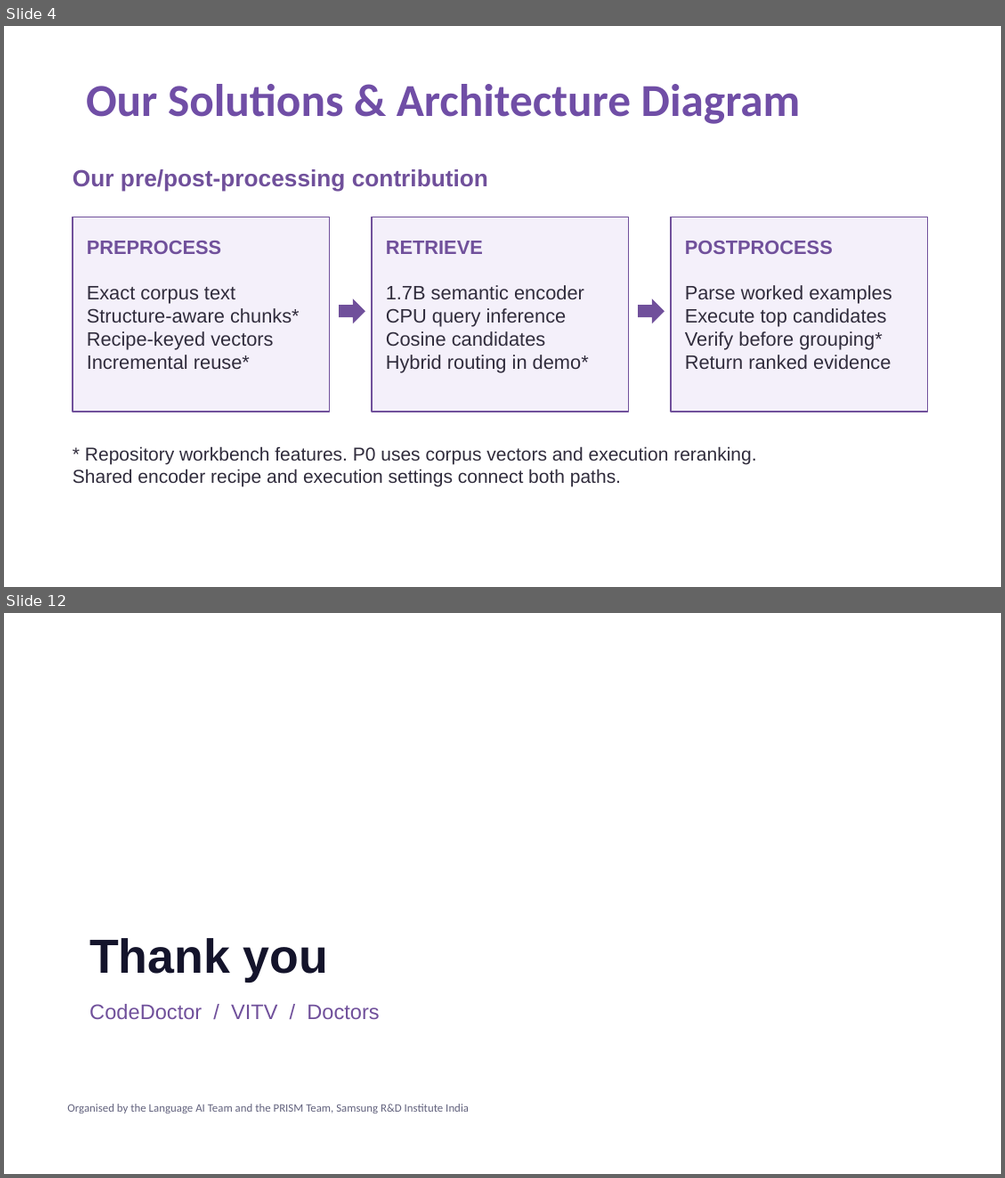
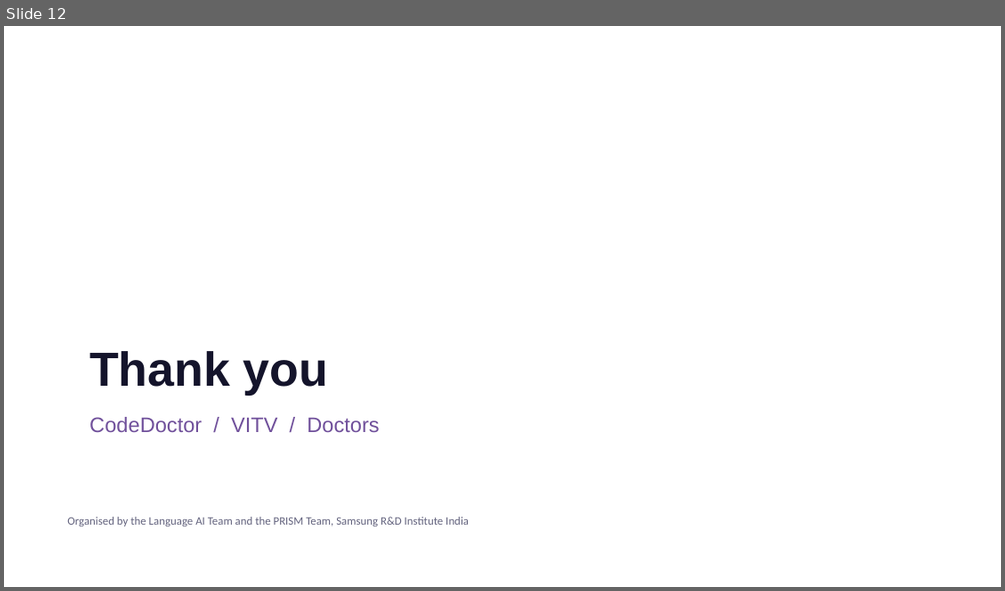
Before and after one commit to krizz711/CodeDoctor-Agentic-Semantic-and-Structural-Intelligence-for-Code-Repositories, a slide deck: VITV_Doctors_Submission.pptx. Shown one above the other, each under a label of ours: slides 4 and 12 before the commit, slide 12 after it; the slides between them are not shown. The pictures are 1005x1178 and 1005x591 pixels, drawn with LibreOffice and Linux fonts; fonts in the diff are those of the drawing. Boxes give left, top, right and bottom in pixels: in the first picture for what was removed or moved away, otherwise in the second. Text is boxed around its words. In the diff, an @@ line names an element or a change of style, - is before the commit and + after.

Commit message:
Update finalized presentation deck and PDF with audited roster, architecture, and Kaggle benchmarks

```diff
--- a/VITV_Doctors_Submission.pptx
+++ b/VITV_Doctors_Submission.pptx
@@ slide 4 removed at [4,26,1001,587], background #FFFFFF @@
@@ title removed at [86,84,801,124] @@
-Our Solutions & Architecture Diagram
@@ text removed at [73,169,488,191] @@
-Our pre/post-processing contribution
@@ rectangle removed at [73,216,330,411] @@
@@ rectangle removed at [372,216,629,411] @@
@@ rectangle removed at [671,216,928,411] @@
@@ text removed at [87,240,222,254] @@
-PREPROCESS
@@ text removed at [386,240,483,254] @@
-RETRIEVE
@@ text removed at [685,240,833,254] @@
-POSTPROCESS
@@ text removed at [87,286,299,369] @@
-Exact corpus text
-Structure-aware chunks*
-Recipe-keyed vectors
-Incremental reuse*
@@ text removed at [386,285,589,373] @@
-1.7B semantic encoder
-CPU query inference
-Cosine candidates
-Hybrid routing in demo*
@@ text removed at [685,285,891,369] @@
-Parse worked examples
-Execute top candidates
-Verify before grouping*
-Return ranked evidence
@@ right arrow removed at [339,299,365,323] @@
@@ right arrow removed at [638,299,664,323] @@
@@ text removed at [73,446,756,486] @@
-* Repository workbench features. P0 uses corpus vectors and execution reranking.
-Shared encoder recipe and execution settings connect both paths.
```
Also in this commit, not shown: 10 slides changed, 1 slide added, 1 other file.
